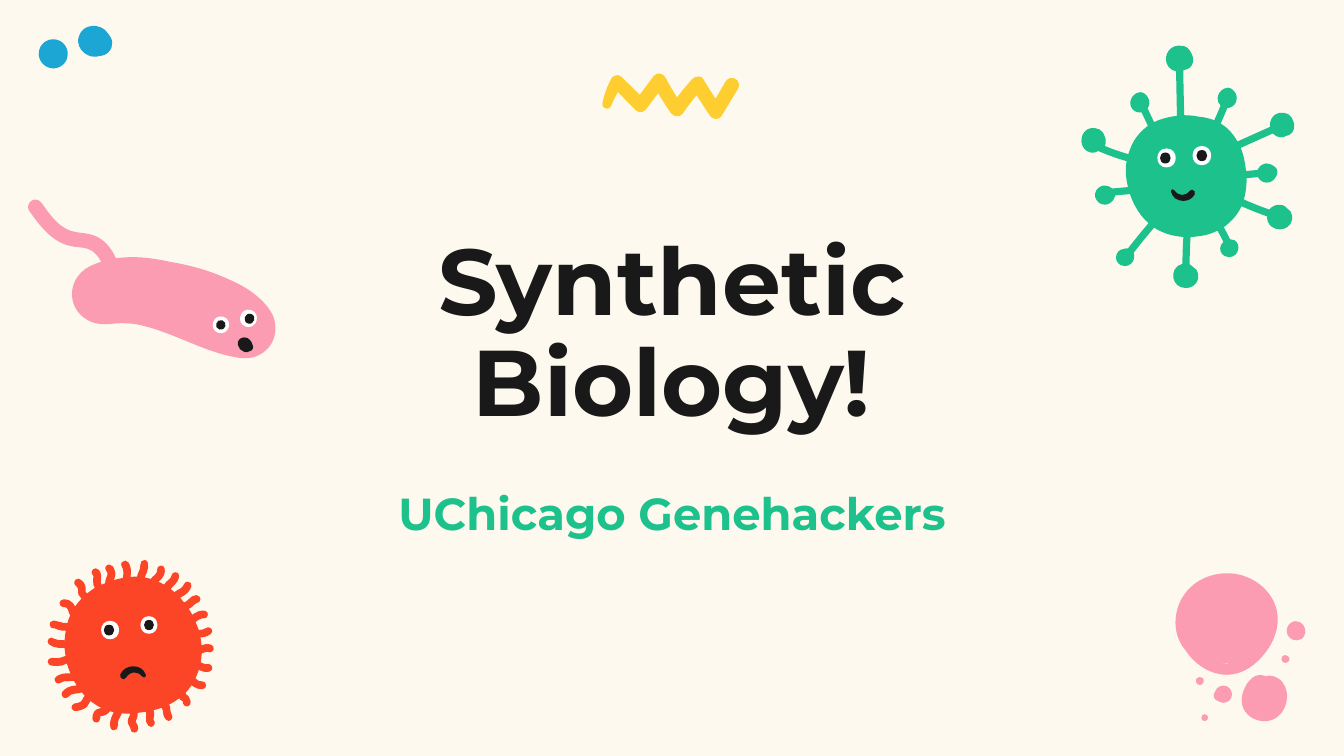
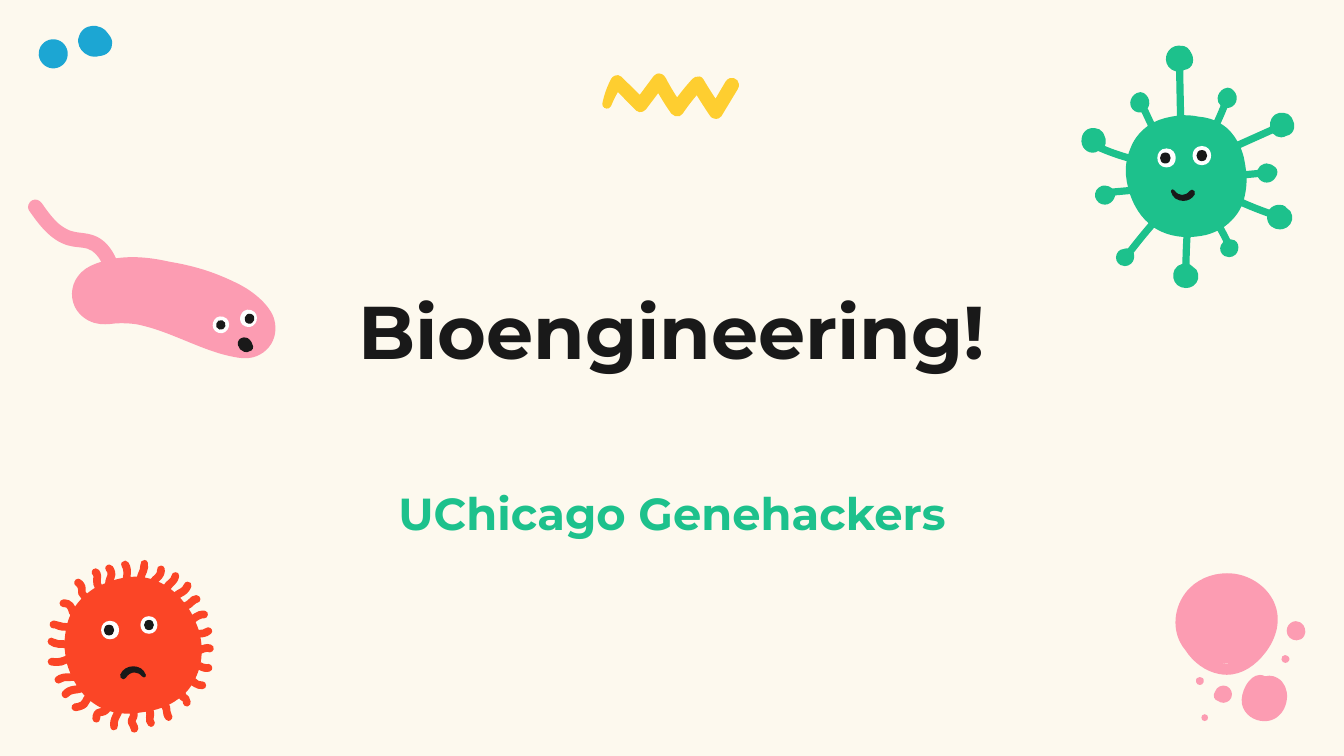
Before and after one commit to genehackers-education/genehackers-education.github.io, a slide deck: slide 1 of downloads/Lesson_1_Intro.pptx. Drawn at 1344x756 pixels with LibreOffice and Linux fonts; fonts in the diff are those of the drawing. Boxes give left, top, right and bottom in pixels: in the first picture for what was removed or moved away, otherwise in the second. Text is boxed around its words. In the diff, an @@ line names an element or a change of style, - is before the commit and + after.

```diff
--- a/downloads/Lesson_1_Intro.pptx
+++ b/downloads/Lesson_1_Intro.pptx
@@ title at (358, 300, 985, 374): text changed; size 50 to 40 pt @@
-Synthetic Biology!
+Bioengineering!
```
Also in this commit, not shown: 2 other slides changed, 28 other files.
